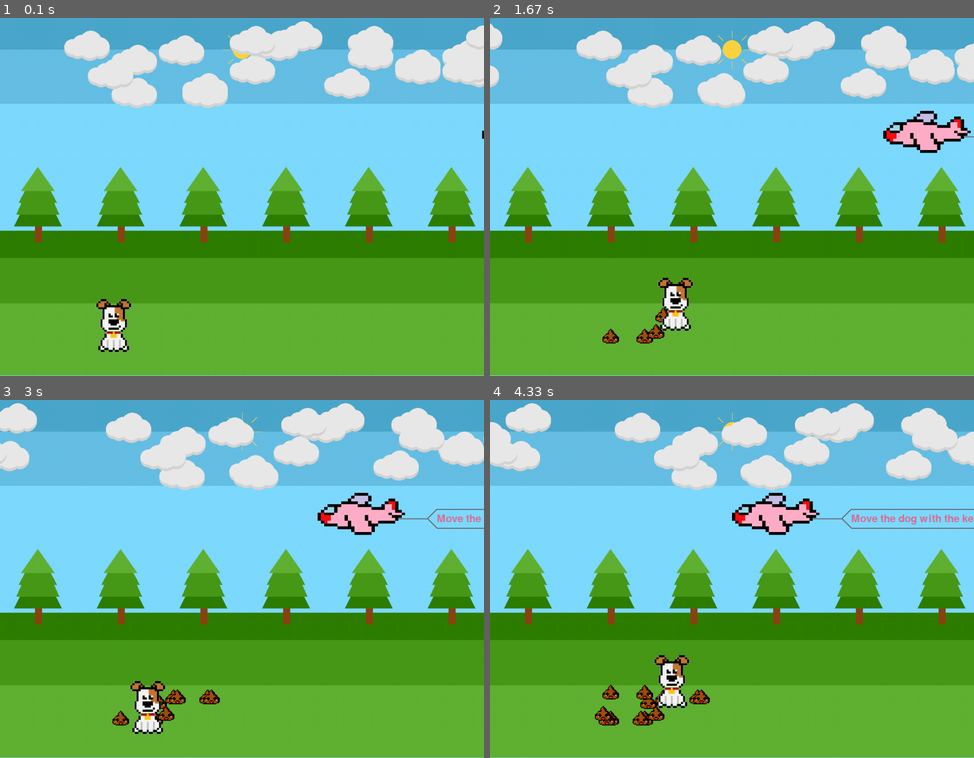
Above: before the commit, frames 1-4 (two rows, left to right).
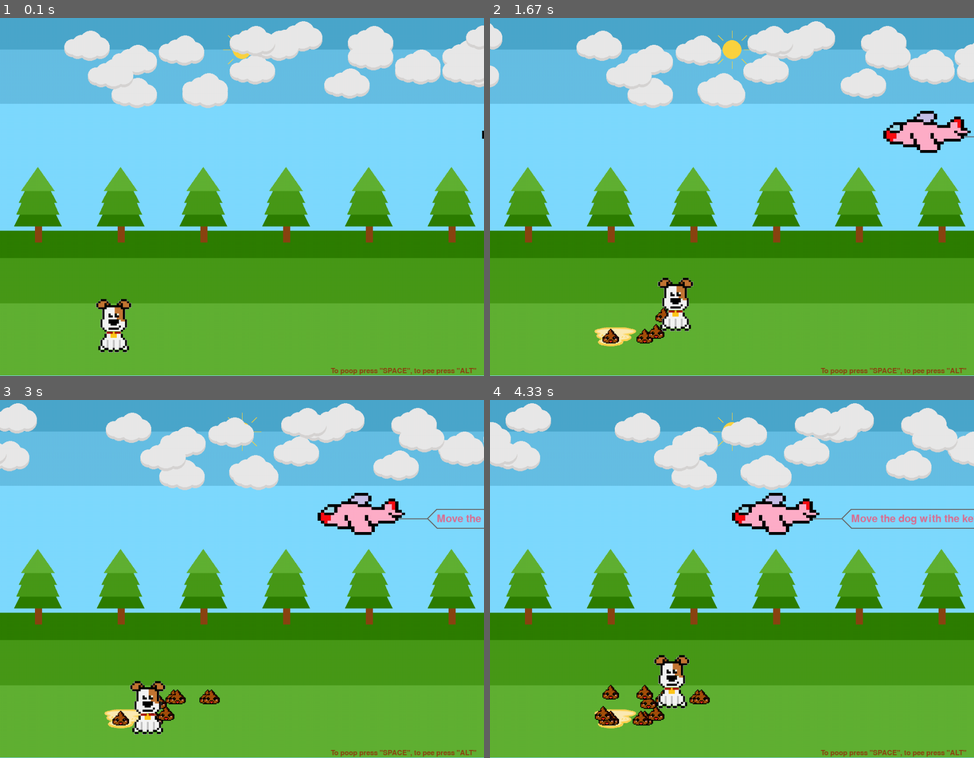
Above: after the commit, the same moments.

Repository: avyasinski/pygame
Game: pygame game, started from dog_on_the_lawn.py
Two runs of this game, one before a commit and one after it. Both use one fixed random seed, a clock stepped at 60 frames per second and the inputs below.
Inputs:
- Up to frame 1 (0.1 s): no input
- Up to frame 2 (1.67 s): tap Alt at 0.33 s; hold Right 0.67-1.13 s; tap Space at 0.73, 1.03, 1.23, 1.57 s; hold Up 1.17-1.47 s; hold Right from 1.5 s (still down)
- Up to frame 3 (3 s): tap Space at 1.87, 2.07, 2.37, 2.63, 2.97 s; release Right at 1.97 s; hold Left 2-2.53 s; hold Down 2.57-2.87 s; hold Left from 2.9 s (still down)
- Up to frame 4 (4.33 s): tap Space at 3.27, 3.4, 3.8, 4.1 s; release Left at 3.3 s; hold Up 3.33-3.7 s; hold Right from 3.73 s (still down)

The runs differ from the first frame. In frame 1, 0.2% of the frame differs, in the area x 68-99%, y 97-100%; in frame 2, 0.5%, in the area x 21-99%, y 86-100%; in frame 3, 0.5%; in frame 4, 0.4%.

Commit message:
Added poop and pee

Diff:
--- a/dog_on_the_lawn.py
+++ b/dog_on_the_lawn.py
@@ -23,7 +23,9 @@
         }
     # Set text
     font = pygame.font.Font(None, 32)
+    font_b = pygame.font.Font(None, 22)
     text = font.render('Move the dog with the keyboard arrows!', True, colors['palevioletred'])
+    text_bottom = font_b.render('To poop press "SPACE", to pee press "ALT"', True, colors['saddlebrown'])
     flypos_x = x
     flypos_y = y / 2 - 150
     # Load plane png
@@ -58,7 +60,7 @@
             elif event.type == pygame.KEYDOWN:
                 if event.key == pygame.K_SPACE:
                     poop_coordinates.append((dog_x + 15, dog_y + 60))
-                if event.key == pygame.K_x:
+                if event.key == pygame.K_LALT or event.key == pygame.K_RALT:
                     pee_coordinates.append((dog_x + 15, dog_y + 60))
         # Dog control
         keys = pygame.key.get_pressed()
@@ -97,6 +99,7 @@
                 cloud_coordinate_list.insert([i][0], (-75, y_save))
         banner(flypos_x, 200, screen, colors)
         screen.blit(text, (flypos_x + 260, 250))
+        screen.blit(text_bottom, (700, 750))
         screen.blit(plane_image, (flypos_x, 200))
         for p_c in pee_coordinates:
             screen.blit(pee, p_c)
